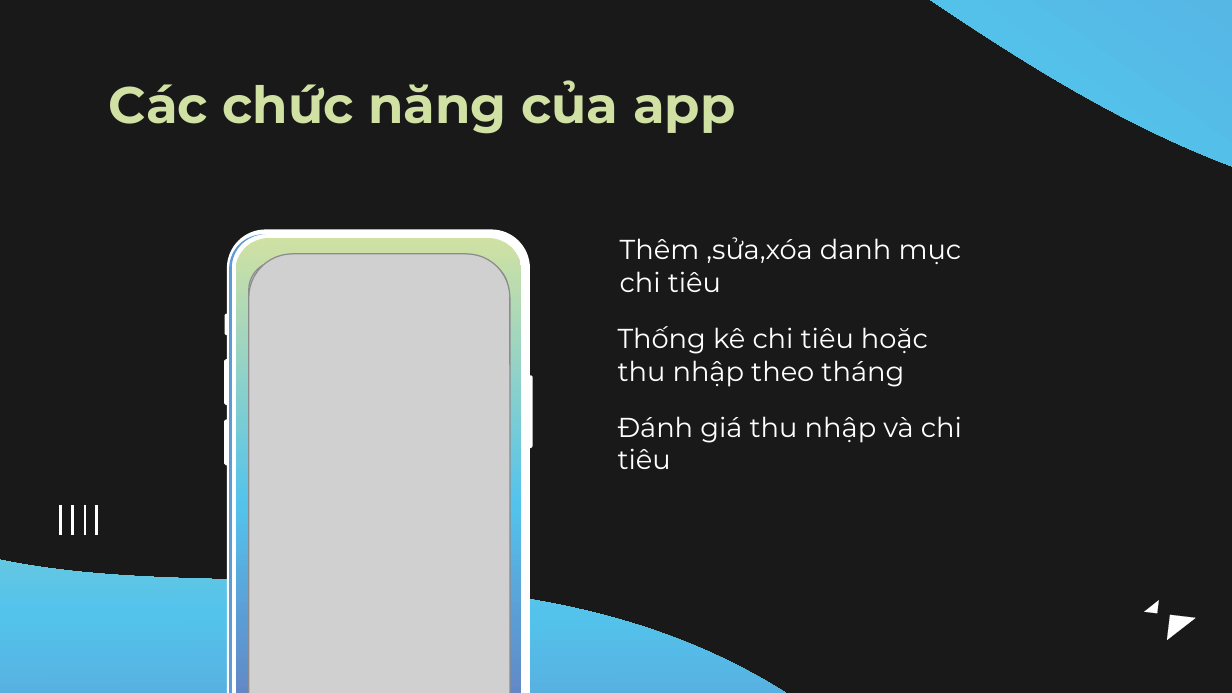
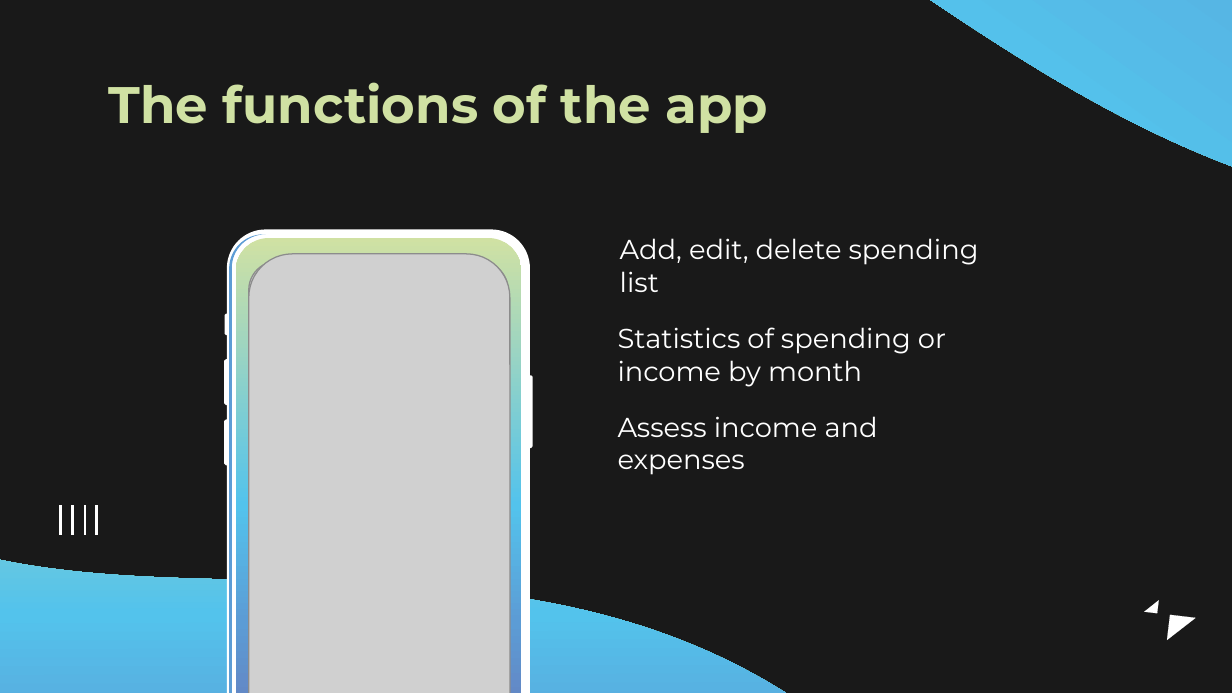
Before and after one commit to GD-Class-2/SaveMoneyTime, a slide deck: slide 6 of Báo cáo và Slide/slide-app-android-save-money.pptx (slide 5 before the commit). Drawn at 1232x693 pixels with LibreOffice and Linux fonts; fonts in the diff are those of the drawing; grey boxes stand for pictures. Boxes give left, top, right and bottom in pixels: in the first picture for what was removed or moved away, otherwise in the second. Text is boxed around its words. In the diff, an @@ line names an element or a change of style, - is before the commit and + after.

```diff
--- a/Báo cáo và Slide/slide-app-android-save-money.pptx
+++ b/Báo cáo và Slide/slide-app-android-save-money.pptx
@@ title at box(109, 82, 768, 133): text changed @@
-Các chức năng của app
+The functions of the app
@@ title at box(620, 238, 979, 292): text changed @@
-Thêm ,sửa,xóa danh mục chi tiêu
+Add, edit, delete spending list
@@ text at box(618, 327, 946, 387): text changed @@
-Thống kê chi tiêu hoặc thu nhập theo tháng
+Statistics of spending or income by month
@@ text at box(618, 416, 878, 475): text changed @@
-Đánh giá thu nhập và chi tiêu
+Assess income and expenses
```
Also in this commit, not shown: 1 other slide changed, 6 slides added, 4 slides removed, 1 other file.
